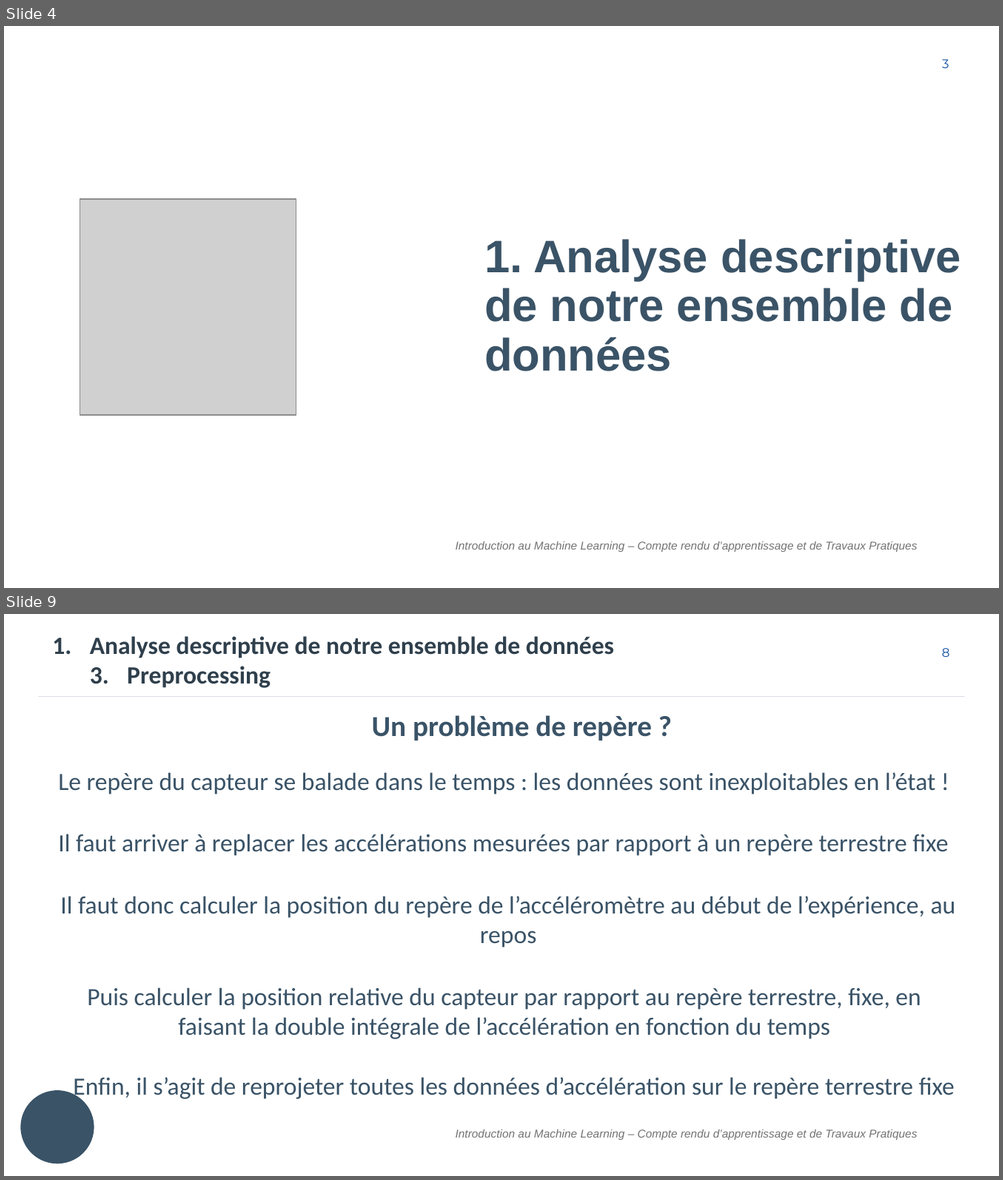
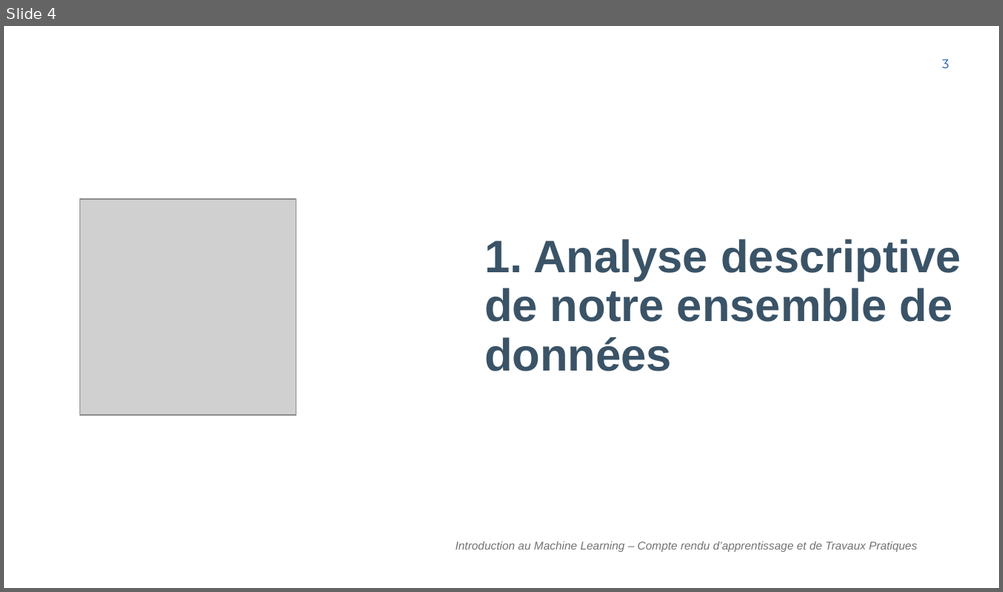
Before and after one commit to will-afs/IML, a slide deck: doc/Rapport.pptx. Shown one above the other, each under a label of ours: slides 4 and 9 before the commit, slide 4 after it; the slides between them are not shown. The pictures are 1003x1180 and 1003x592 pixels, drawn with LibreOffice and Linux fonts; fonts in the diff are those of the drawing; grey boxes stand for pictures; background and template pictures are left out. Boxes give left, top, right and bottom in pixels: in the first picture for what was removed or moved away, otherwise in the second. Text is boxed around its words. In the diff, an @@ line names an element or a change of style, - is before the commit and + after.

```diff
--- a/doc/Rapport.pptx
+++ b/doc/Rapport.pptx
@@ slide 9 removed at (4,614,999,1176), background #FFFFFF @@
@@ text removed at (90,636,614,688) @@
-1. Analyse descriptive de notre ensemble de données
-  3. Preprocessing
@@ page number removed at (942,648,950,657) @@
-8
@@ line removed from (38, 697) to (965, 697) @@
@@ text removed at (372,715,652,741) @@
-Un problème de repère ?
@@ text removed at (58,772,935,795) @@
-Le repère du capteur se balade dans le temps : les données sont inexploitables en l’état !
@@ text removed at (58,834,948,856) @@
-Il faut arriver à replacer les accélérations mesurées par rapport à un repère terrestre fixe
@@ text removed at (60,896,956,948) @@
-Il faut donc calculer la position du repère de l’accéléromètre au début de l’expérience, au repos
@@ text removed at (87,988,920,1040) @@
-Puis calculer la position relative du capteur par rapport au repère terrestre, fixe, en faisant la double intégrale de l’accélération en fonction du temps
@@ text removed at (73,1077,954,1101) @@
-Enfin, il s’agit de reprojeter toutes les données d’accélération sur le repère terrestre fixe
@@ ellipse removed at (20,1091,94,1164) @@
@@ text removed at (455,1130,916,1140) @@
-Introduction au Machine Learning – Compte rendu d’apprentissage et de Travaux Pratiques
```
Also in this commit, not shown: 12 slides changed, 7 slides added, 5 other slides removed, 26 other files.
